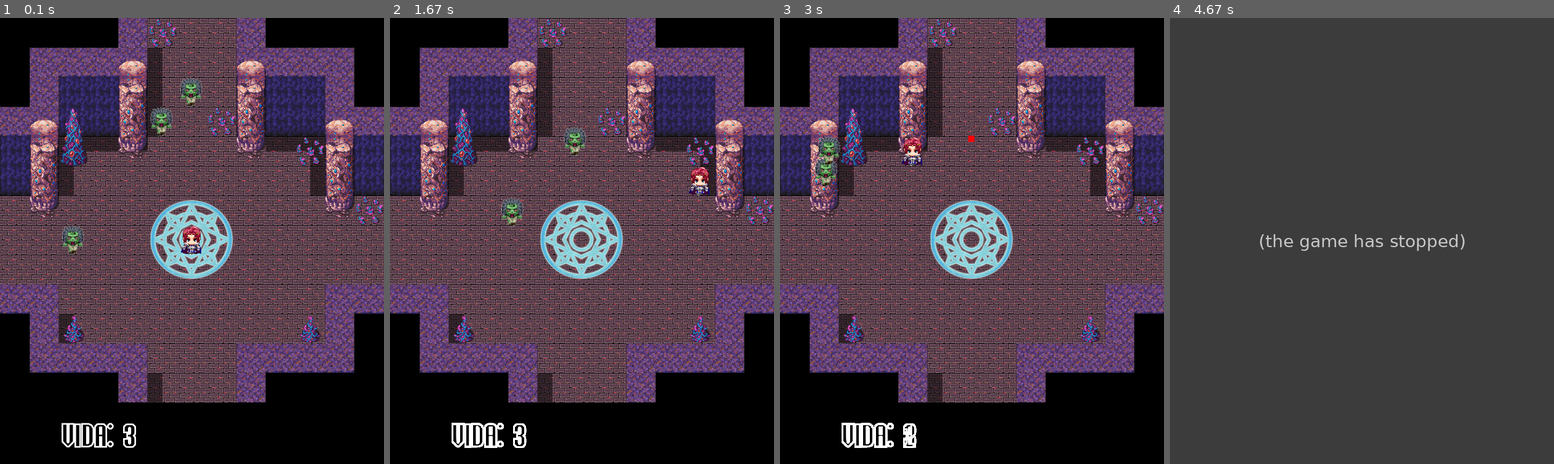
Above: before the commit, frames 1-4 (left to right).
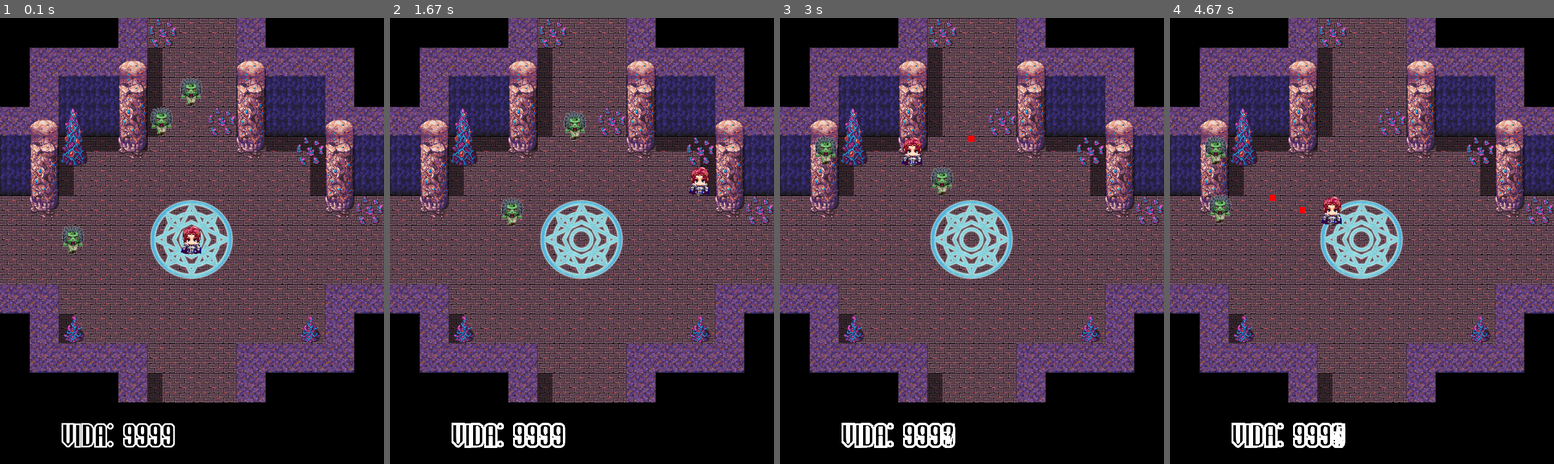
Above: after the commit, the same moments.

Repository: thais-bm/infinity-dungeon
Game: pygame game, started from game/main_game.py
The game is run twice, just before and just after one commit, with the same random seed, the same clock (stepped at 60 frames per second) and the same inputs.
Inputs:
- Up to frame 1 (0.1 s): no input
- Up to frame 2 (1.67 s): tap A at 0.33 s; tap W at 0.67 s; hold Right 1.07-1.53 s; tap Z at 1.13, 1.63 s; hold Up from 1.57 s (still down)
- Up to frame 3 (3 s): release Up at 1.87 s; hold Left 2.4-2.93 s; tap Z at 2.47, 2.77 s; hold Down from 2.97 s (still down)
- Up to frame 4 (4.67 s): tap Z at 3.03, 3.37, 3.8, 4.2, 4.5 s; release Down at 3.27 s; hold Left 3.3-3.7 s; hold Up 3.73-4.1 s; hold Right from 4.13 s (still down)

The runs differ from the first frame. In frame 1, 0.4% of the frame differs, in the area x 32-46%, y 90-97%; in frame 2, 0.8%; in frame 3, 1.2%; in frame 4, 97%, in the area x 0-100%, y 0-100%.
Before the commit the program exited at 4.4 s; later frames show no game.

Commit message:
Added Collision Monster-Monster and Monster-wall

Diff:
--- a/game/phase_1.py
+++ b/game/phase_1.py
@@ -1,8 +1,7 @@
-import time
+import random
 
 import pygame
 import sys
-import random
 
 """
 TO-DO LIST
@@ -79,17 +78,37 @@
             self.speed = 5
 
         def update(self, player_pos):
-            if self.rect.x < player_pos[1] * 48:
-                self.rect.x += self.speed
-            elif self.rect.x > player_pos[1] * 48:
-                self.rect.x -= self.speed
-
-            if self.rect.y < player_pos[0] * 48:
-                self.rect.y += self.speed
-            elif self.rect.y > player_pos[0] * 48:
-                self.rect.y -= self.speed
-
-
+            # Monster actual position in the 'Maze'
+            row = int(self.rect.y // TILE_SIZE)  # Y - lane
+            column = int(self.rect.x // TILE_SIZE)  # X - column
+
+
+
+            # Get other monsters position and add in a list
+            busy_position = set()
+            for monster in all_monsters:
+                if monster != self:
+                    other_row = int(monster.rect.y // TILE_SIZE)
+                    other_column = int(monster.rect.x // TILE_SIZE)
+                    busy_position.add((other_column, other_row))
+
+            # Monsters mov
+            # Collision with walls and other monsters
+            if self.rect.x < player_pos[1] * TILE_SIZE:  # Player is in the left
+                if can_move(column + 1, row) and (column + 1, row) not in busy_position:
+                    self.rect.x += self.speed
+            elif self.rect.x > player_pos[1] * TILE_SIZE:  # Player is in the right
+                if can_move(column - 1, row) and (column - 1, row) not in busy_position:
+                    self.rect.x -= self.speed
+
+            if self.rect.y < player_pos[0] * TILE_SIZE:  # Player is downwards
+                if can_move(column, row + 1) and (column, row + 1) not in busy_position:
+                    self.rect.y += self.speed
+            elif self.rect.y > player_pos[0] * TILE_SIZE:  # Player is upwards
+                if can_move(column, row - 1) and (column, row - 1) not in busy_position:
+                    self.rect.y -= self.speed
+
+    # Under construction
     class Player(pygame.sprite.Sprite):
         def __init__(self):
             pygame.sprite.Sprite.__init__(self)
@@ -102,12 +121,10 @@
             self.rect.x = self.position[1] * TILE_SIZE
             self.rect.y = self.position[0] * TILE_SIZE
 
-
-
     # Player
     player_pos = [7, 6]  # Começa na posição (1, 1)
     TILE_SIZE = 48
-    player_vida = 3
+    player_vida = 9999
 
     # bullet
     all_bullets = pygame.sprite.Group()
@@ -158,7 +175,7 @@
 
         rect_sprite = draw_player()
 
-        # Movimentação do jogador
+        # Player Movement
         keys = pygame.key.get_pressed()
         if keys[pygame.K_LEFT] or keys[pygame.K_a]:
             if can_move(player_pos[0], player_pos[1] - 1):
@@ -173,7 +190,7 @@
             if can_move(player_pos[0] + 1, player_pos[1]):
                 player_pos[0] += 1
         if keys[pygame.K_z]:
-            bullet = Bullet(rect_sprite.centerx, rect_sprite.centery)  # Cria uma nova bala
+            bullet = Bullet(rect_sprite.centerx, rect_sprite.centery)  # Create a Bullet
             all_bullets.add(bullet)
             print('piu piu')
 
@@ -187,21 +204,28 @@
         if player_pos[1] > 12:  # Right
             player_pos[1] = 0
 
-        # Load Map
+        # Load Map + pplayer + bullet + monster
         screen.blit(bg, (0, 0))
         draw_player()
 
         all_bullets.draw(screen)
         all_monsters.draw(screen)
 
+        print('Debug mode')
+        for index, monster in enumerate(all_monsters):
+            print(f'{index} ---> X: {monster.rect.x//TILE_SIZE} and Y: {monster.rect.y//TILE_SIZE}')
+
+        # Updating position for monsters and bullets
         all_bullets.update()
         all_monsters.update(player_pos)
 
-
+        # Bullet-Monsters Collision
         for bullet in all_bullets:
             hit_monsters = pygame.sprite.spritecollide(bullet, all_monsters, True)
             if hit_monsters:
                 bullet.kill()
+
+        # Monster-Player collision
         for monster in all_monsters:
             if rect_sprite.colliderect(monster.rect):
                 monster.rect.x = (player_pos[0] + (1 * TILE_SIZE))
